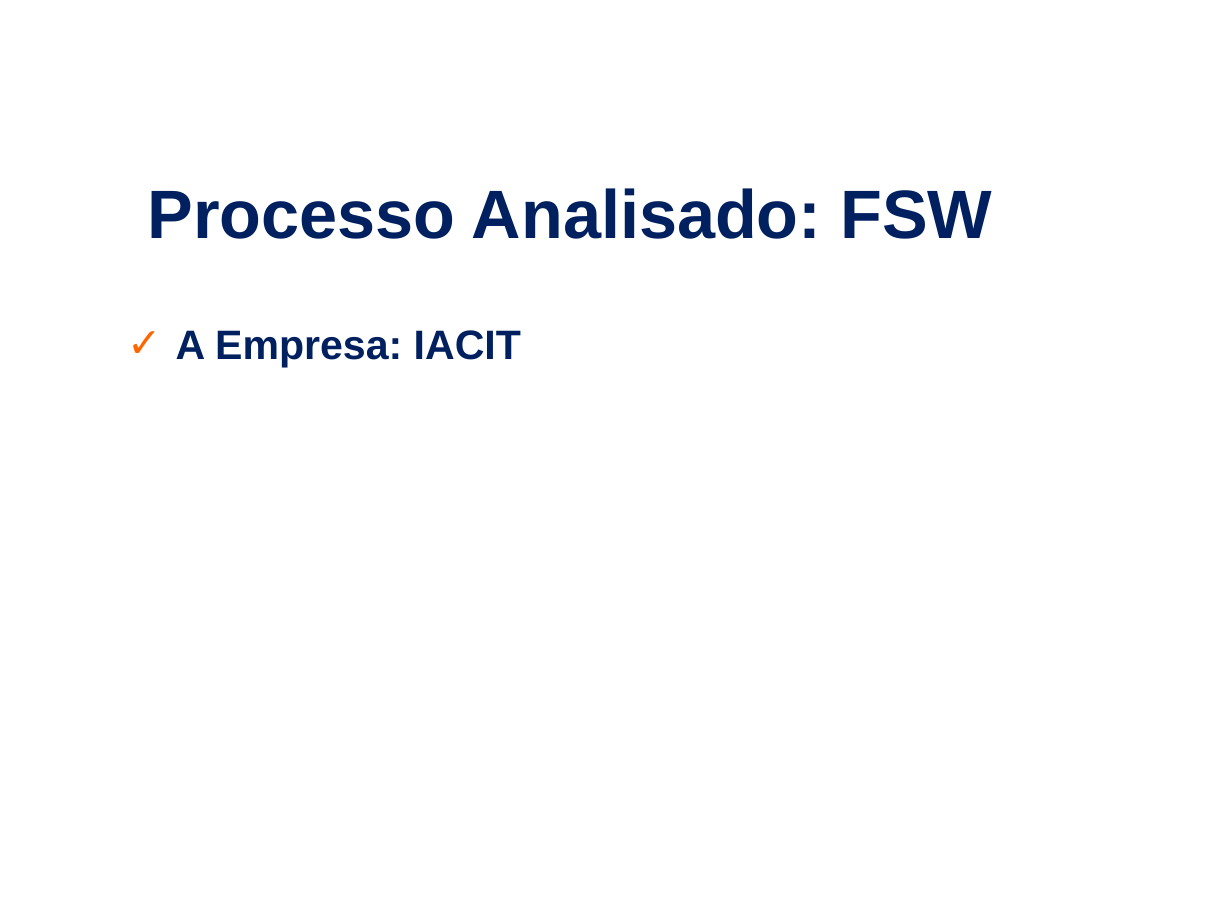
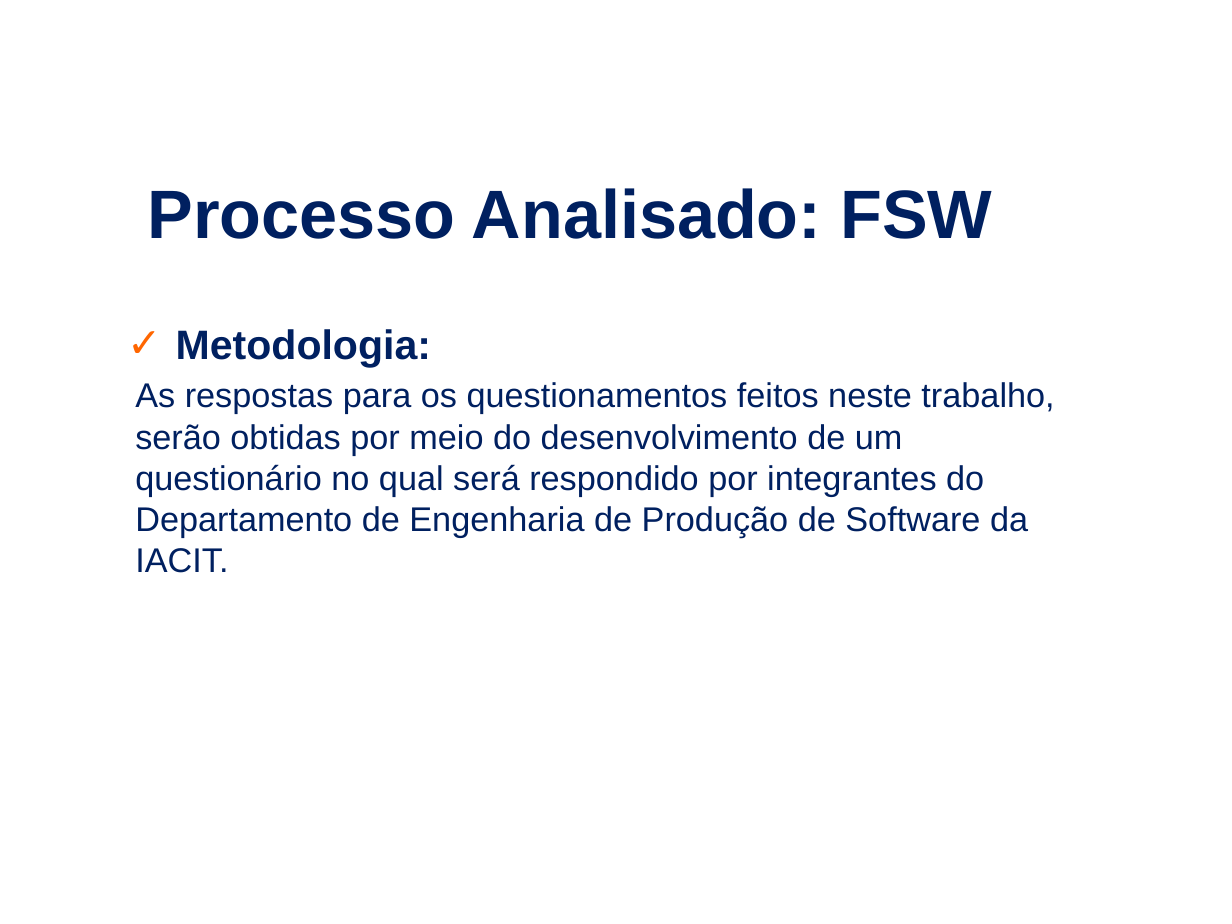
Before and after one commit to eccentricexit/softeng2_2017, a slide deck: slide 9 of ed-projetos-comp/ed-proj-comp.ppt (slide 7 before the commit). Drawn at 1232x924 pixels with LibreOffice and Linux fonts; fonts in the diff are those of the drawing; background and template pictures are left out. Boxes give left, top, right and bottom in pixels: in the first picture for what was removed or moved away, otherwise in the second. Text is boxed around its words. In the diff, an @@ line names an element or a change of style, - is before the commit and + after.

```diff
--- a/ed-projetos-comp/ed-proj-comp.ppt
+++ b/ed-projetos-comp/ed-proj-comp.ppt
@@ text at [176, 329, 431, 367]: text changed @@
-  ✓ A Empresa: IACIT
+  ✓ Metodologia:
@@ text added at [135, 382, 1054, 573], 20 pt, text #002060 @@
+As respostas para os questionamentos feitos neste trabalho, serão obtidas por meio do desenvolvimento de um questionário no qual será respondido por integrantes do Departamento de Engenharia de Produção de Software da IACIT.
```
Also in this commit, not shown: 4 other slides changed, 11 slides added, 10 slides removed, 1 other file.
